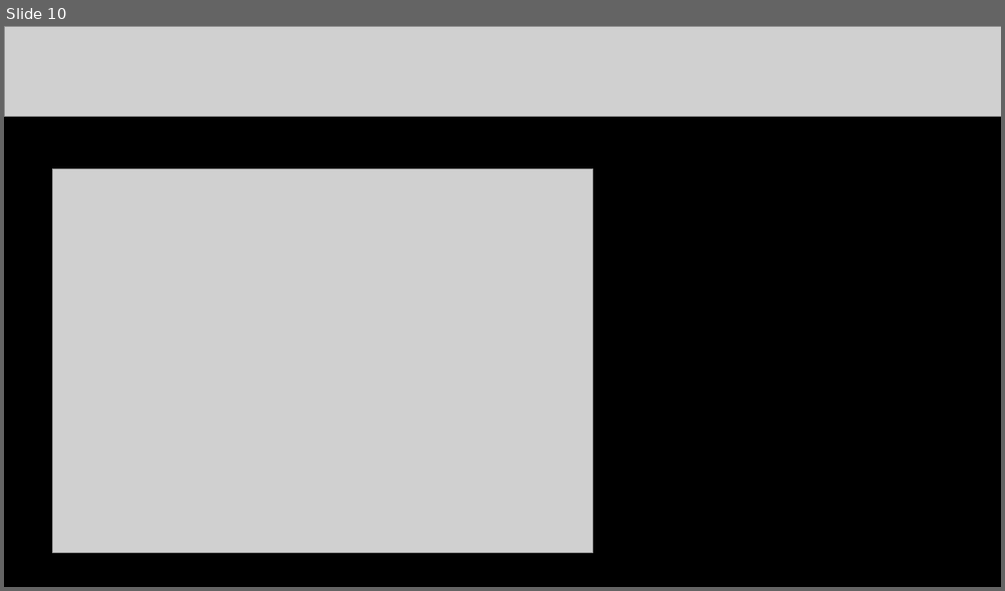
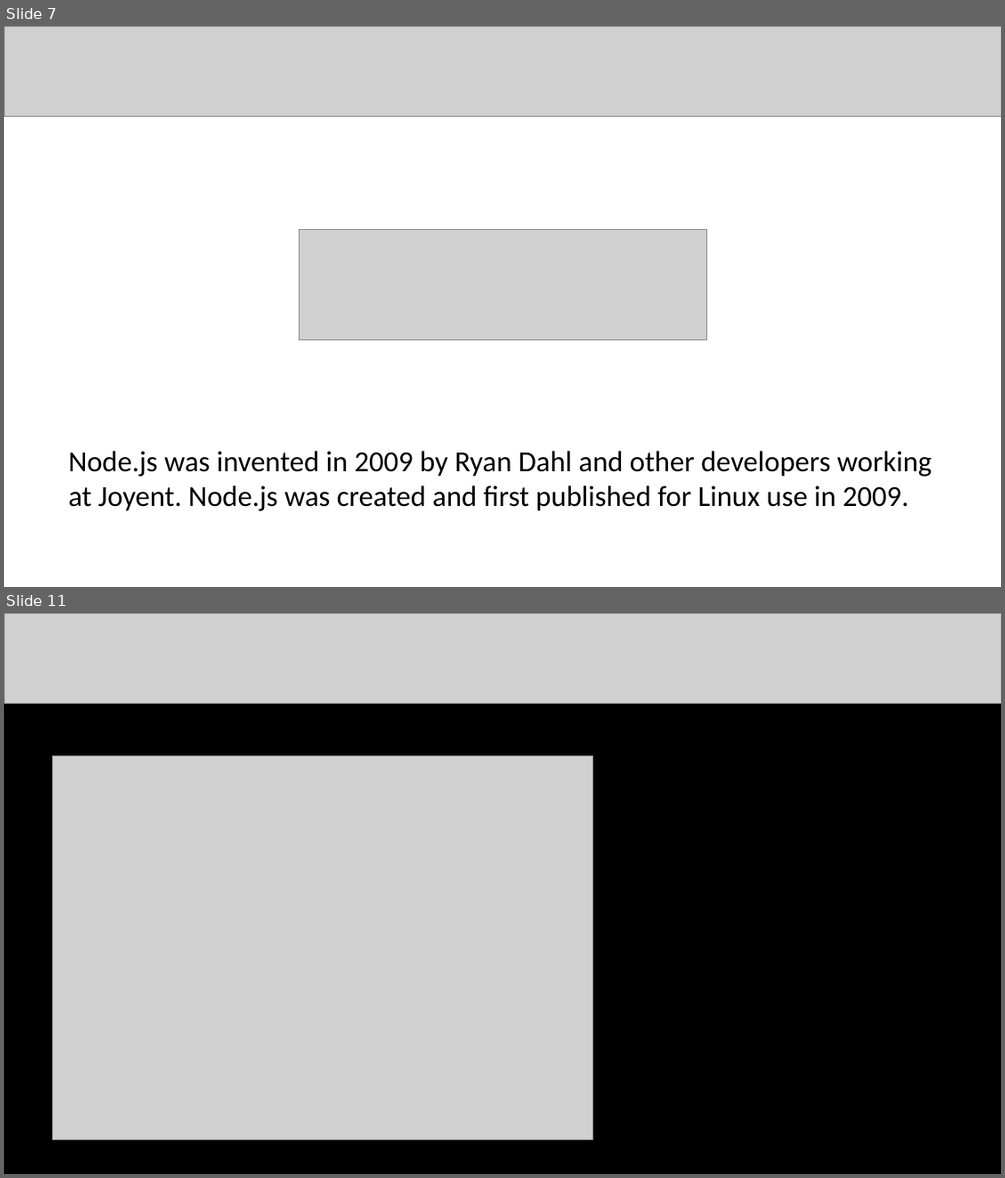
Before and after one commit to badescuga/NodeJsDemo, a slide deck: slidedeck/slides.pptx. Shown one above the other, each under a label of ours: slide 10 before the commit, slides 7 and 11 after it; the slides between them are not shown. The pictures are 1005x591 and 1005x1178 pixels, drawn with LibreOffice and Linux fonts; fonts in the diff are those of the drawing; grey boxes stand for pictures. Boxes give left, top, right and bottom in pixels: in the first picture for what was removed or moved away, otherwise in the second. Text is boxed around its words. In the diff, an @@ line names an element or a change of style, - is before the commit and + after.

```diff
--- a/slidedeck/slides.pptx
+++ b/slidedeck/slides.pptx
@@ slide 7 added at <box>4,26,1001,587</box>, background #FFFFFF @@
@@ picture added at <box>4,26,1001,117</box> @@
@@ picture added at <box>299,230,707,339</box> @@
@@ text added at <box>68,451,931,511</box>, 28 pt, text #000000 @@
+Node.js was invented in 2009 by Ryan Dahl and other developers working at Joyent. Node.js was created and first published for Linux use in 2009.
@@ what was slide 10 is now slide 11 @@
```
Also in this commit, not shown: 6 slides changed, 1 other slide added, 1 slide removed.
